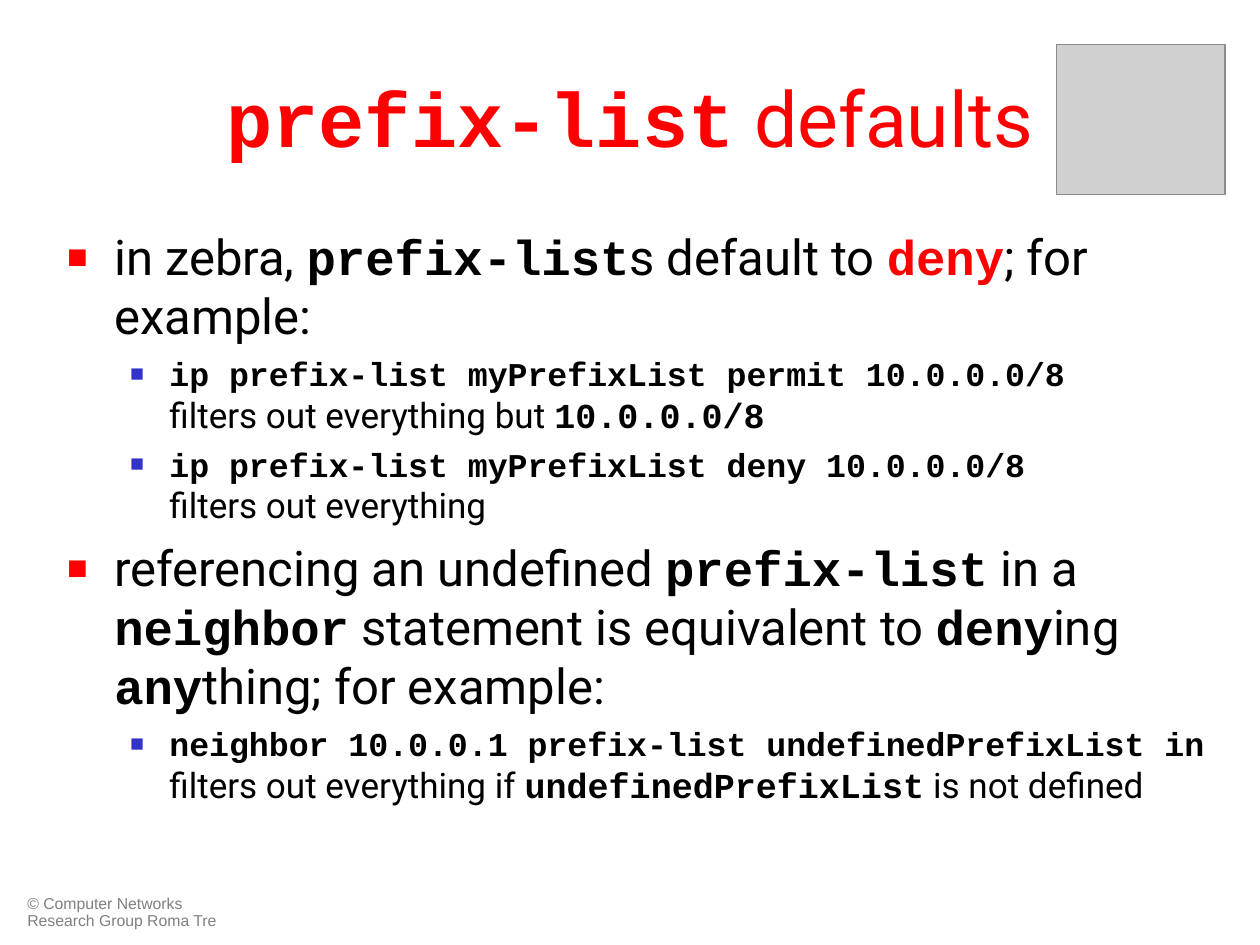
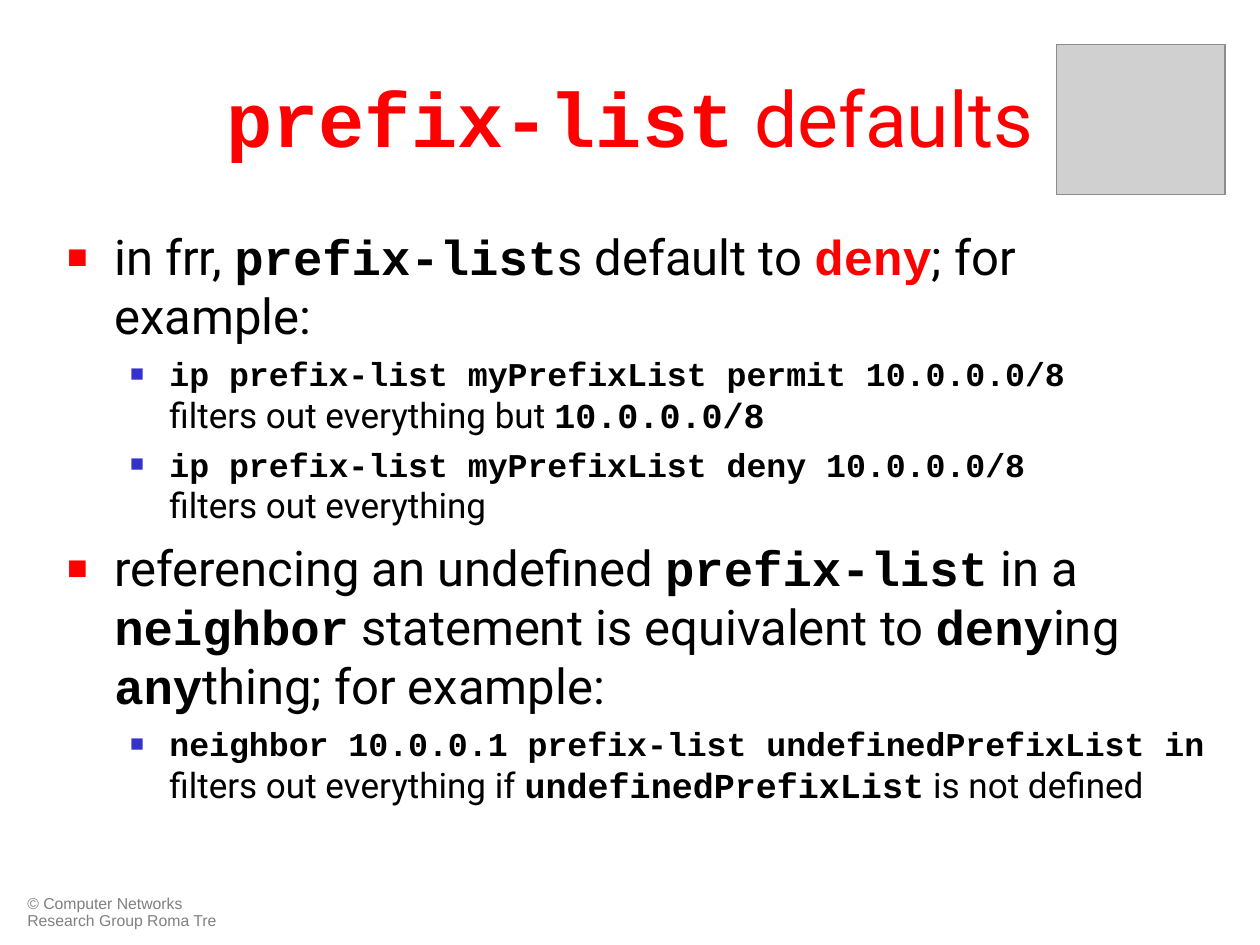
Before and after one commit to KatharaFramework/Kathara-Labs, a slide deck: slide 10 of Interdomain Routing FRR/BGP Prefix Filtering FRR/043-kathara-lab_bgp-prefix-filtering_frr.ppt. Drawn at 1260x945 pixels with LibreOffice and Linux fonts; fonts in the diff are those of the drawing; grey boxes stand for pictures. Boxes give left, top, right and bottom in pixels: in the first picture for what was removed or moved away, otherwise in the second. Text is boxed around its words. In the diff, an @@ line names an element or a change of style, - is before the commit and + after.

Commit message:
replaced some occurrences of 'zebra' with 'frr'

```diff
--- a/Interdomain Routing FRR/BGP Prefix Filtering FRR/043-kathara-lab_bgp-prefix-filtering_frr.ppt
+++ b/Interdomain Routing FRR/BGP Prefix Filtering FRR/043-kathara-lab_bgp-prefix-filtering_frr.ppt
@@ text at <box>114,237,1015,344</box>: text changed @@
-■ in zebra, prefix-lists default to deny; for example:
+■ in frr, prefix-lists default to deny; for example:
```
Also in this commit, not shown: 2 other slides changed, 1 other file.
